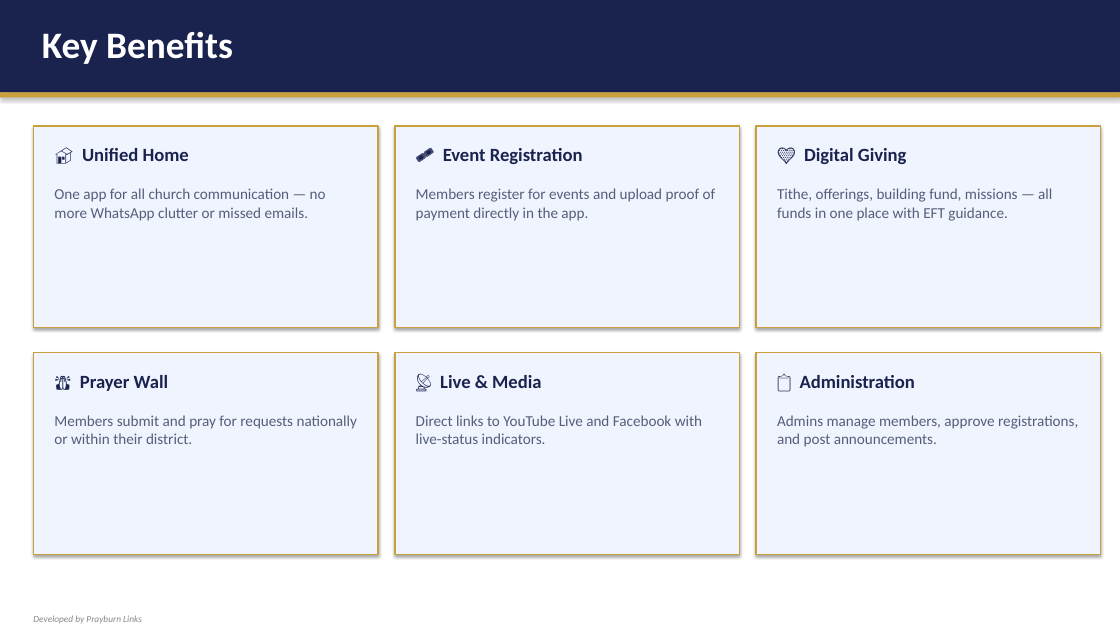
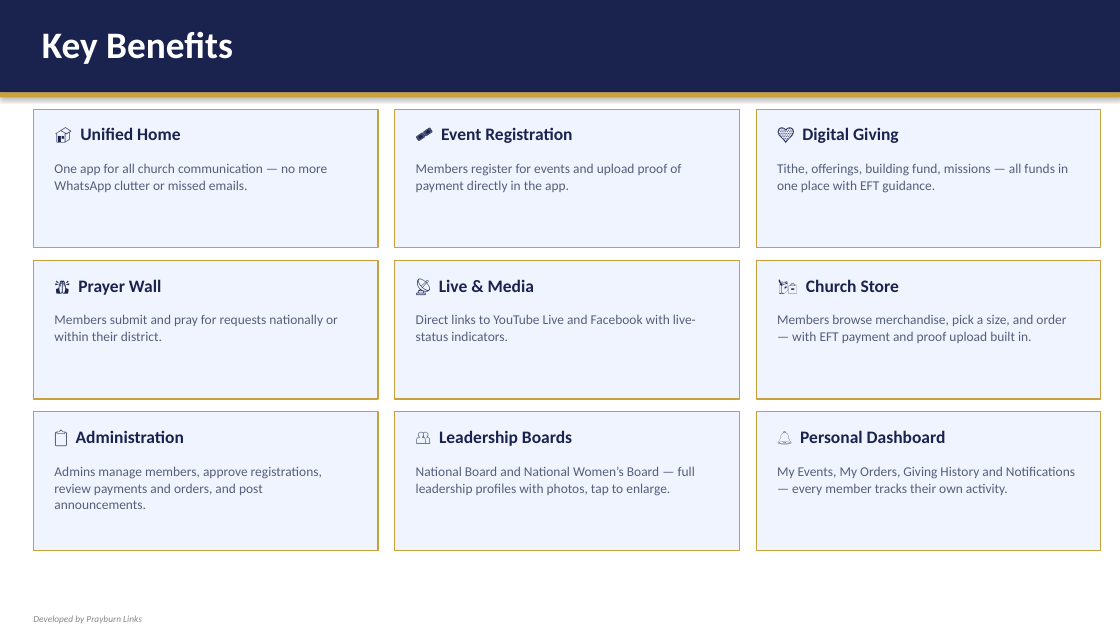
Before and after one commit to prayburnlinks/PPC_National, a slide deck: slide 3 of PPC_National_App_Presentation.pptx. Drawn at 1120x630 pixels with LibreOffice and Linux fonts; fonts in the diff are those of the drawing. Boxes give left, top, right and bottom in pixels: in the first picture for what was removed or moved away, otherwise in the second. Text is boxed around its words. In the diff, an @@ line names an element or a change of style, - is before the commit and + after.

```diff
--- a/PPC_National_App_Presentation.pptx
+++ b/PPC_National_App_Presentation.pptx
@@ rectangle: place and size @@
-rectangle at <box>34,126,378,328</box>
+rectangle at <box>34,109,378,248</box>
@@ text "🏠 Unified Home": place and size @@
-text "🏠 Unified Home" at <box>82,148,189,161</box>
+text "🏠 Unified Home" at <box>80,127,180,140</box>
@@ rectangle: place and size @@
-rectangle at <box>395,126,739,328</box>
+rectangle at <box>395,109,739,248</box>
@@ text "🎟 Event Registration": place and size @@
-text "🎟 Event Registration" at <box>443,148,583,164</box>
+text "🎟 Event Registration" at <box>441,127,572,143</box>
@@ outline #C9A03C 1.2 pt to #C9A03C 1 pt; shadow off in 6 elements at <box>34,412,378,550</box>, <box>395,412,739,550</box>, <box>756,412,1101,550</box>, <box>395,109,739,248</box>, <box>34,109,378,248</box>, <box>756,109,1101,248</box> @@
@@ rectangle: place and size @@
-rectangle at <box>756,126,1101,328</box>
+rectangle at <box>756,109,1101,248</box>
@@ text "💛 Digital Giving": place and size @@
-text "💛 Digital Giving" at <box>804,148,907,164</box>
+text "💛 Digital Giving" at <box>802,127,899,143</box>
@@ text "One app for all church ...": place and size @@
-text "One app for all church ..." at <box>54,188,326,221</box>
+text "One app for all church ..." at <box>54,163,327,192</box>
@@ text "Members register for events and ...": place and size @@
-text "Members register for events and ..." at <box>416,188,716,221</box>
+text "Members register for events and ..." at <box>416,163,681,192</box>
@@ text "Tithe, offerings, building fund, missions ...": place and size @@
-text "Tithe, offerings, building fund, missions ..." at <box>777,188,1052,221</box>
+text "Tithe, offerings, building fund, missions ..." at <box>777,163,1068,193</box>
@@ rectangle added at <box>34,260,378,399</box>, fill #F0F4FF, outline #C9A03C 1 pt @@
@@ rectangle added at <box>395,260,739,399</box>, fill #F0F4FF, outline #C9A03C 1 pt @@
@@ rectangle added at <box>756,260,1101,399</box>, fill #F0F4FF, outline #C9A03C 1 pt @@
@@ text "🙏 Prayer Wall": place and size @@
-text "🙏 Prayer Wall" at <box>80,375,169,391</box>
+text "🙏 Prayer Wall" at <box>78,279,161,295</box>
@@ text "📡 Live & Media": place and size @@
-text "📡 Live & Media" at <box>440,375,541,388</box>
+text "📡 Live & Media" at <box>439,279,534,292</box>
@@ text added at <box>806,279,899,292</box>, 15 pt, text #1A234E, bold @@
+🛍 Church Store
@@ text "Members submit and pray for ...": place and size @@
-text "Members submit and pray for ..." at <box>54,415,357,444</box>
+text "Members submit and pray for ..." at <box>54,314,338,341</box>
@@ size 13 to 11.5 pt; line spacing 1 to 1.05 in 5 elements at <box>54,163,327,192</box>, <box>416,163,681,192</box>, <box>777,163,1068,193</box>, <box>54,314,338,341</box>, <box>416,314,696,341</box> @@
@@ text "Direct links to YouTube Live ...": place and size @@
-text "Direct links to YouTube Live ..." at <box>416,415,702,444</box>
+text "Direct links to YouTube Live ..." at <box>416,314,696,341</box>
@@ text added at <box>777,314,1066,343</box>, 11.5 pt, text #555F7A @@
+Members browse merchandise, pick a size, and order — with EFT payment and proof upload built in.
@@ rectangle: place and size @@
-rectangle at <box>34,353,378,555</box>
+rectangle at <box>34,412,378,550</box>
@@ rectangle: place and size @@
-rectangle at <box>395,353,739,555</box>
+rectangle at <box>395,412,739,550</box>
@@ rectangle: place and size @@
-rectangle at <box>756,353,1101,555</box>
+rectangle at <box>756,412,1101,550</box>
@@ size 16 to 15 pt in 6 elements at <box>80,127,180,140</box>, <box>441,127,572,143</box>, <box>802,127,899,143</box>, <box>78,279,161,295</box>, <box>439,279,534,292</box>, <box>76,430,184,443</box> @@
@@ text "📋 Administration": place and size @@
-text "📋 Administration" at <box>800,375,915,388</box>
+text "📋 Administration" at <box>76,430,184,443</box>
@@ text added at <box>439,430,572,446</box>, 15 pt, text #1A234E, bold @@
+👥 Leadership Boards
@@ text added at <box>800,430,946,443</box>, 15 pt, text #1A234E, bold @@
+🔔 Personal Dashboard
@@ text at <box>54,466,322,509</box>: text changed; size 13 to 11.5 pt @@
-Admins manage members, approve registrations, and post announcements.
+Admins manage members, approve registrations, review payments and orders, and post announcements.
@@ text added at <box>416,466,695,495</box>, 11.5 pt, text #555F7A @@
+National Board and National Women’s Board — full leadership profiles with photos, tap to enlarge.
@@ text added at <box>777,466,1075,495</box>, 11.5 pt, text #555F7A @@
+My Events, My Orders, Giving History and Notifications — every member tracks their own activity.
```
Also in this commit, not shown: 6 other slides changed, 1 slide added, 23 other files.
